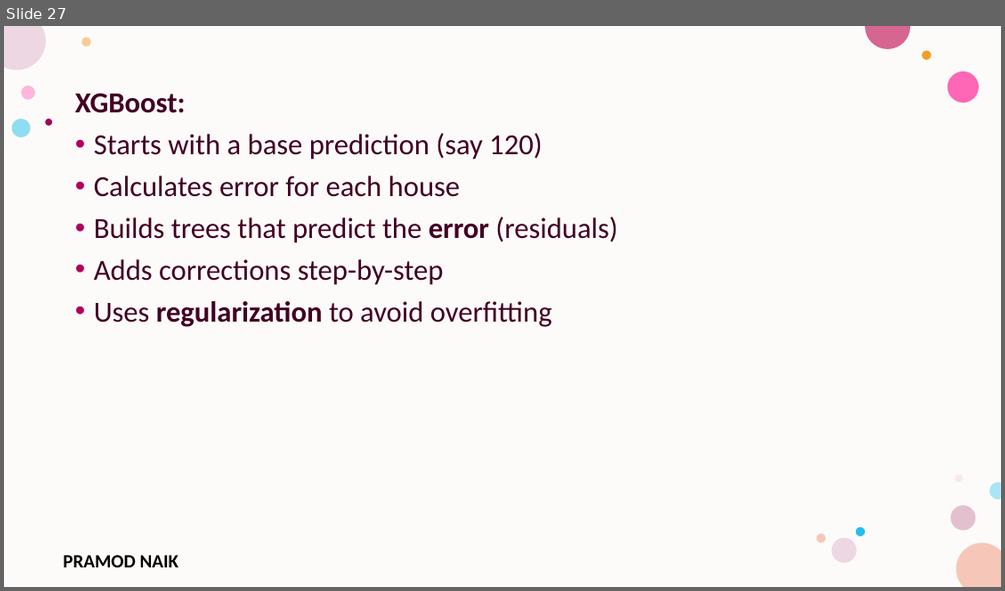
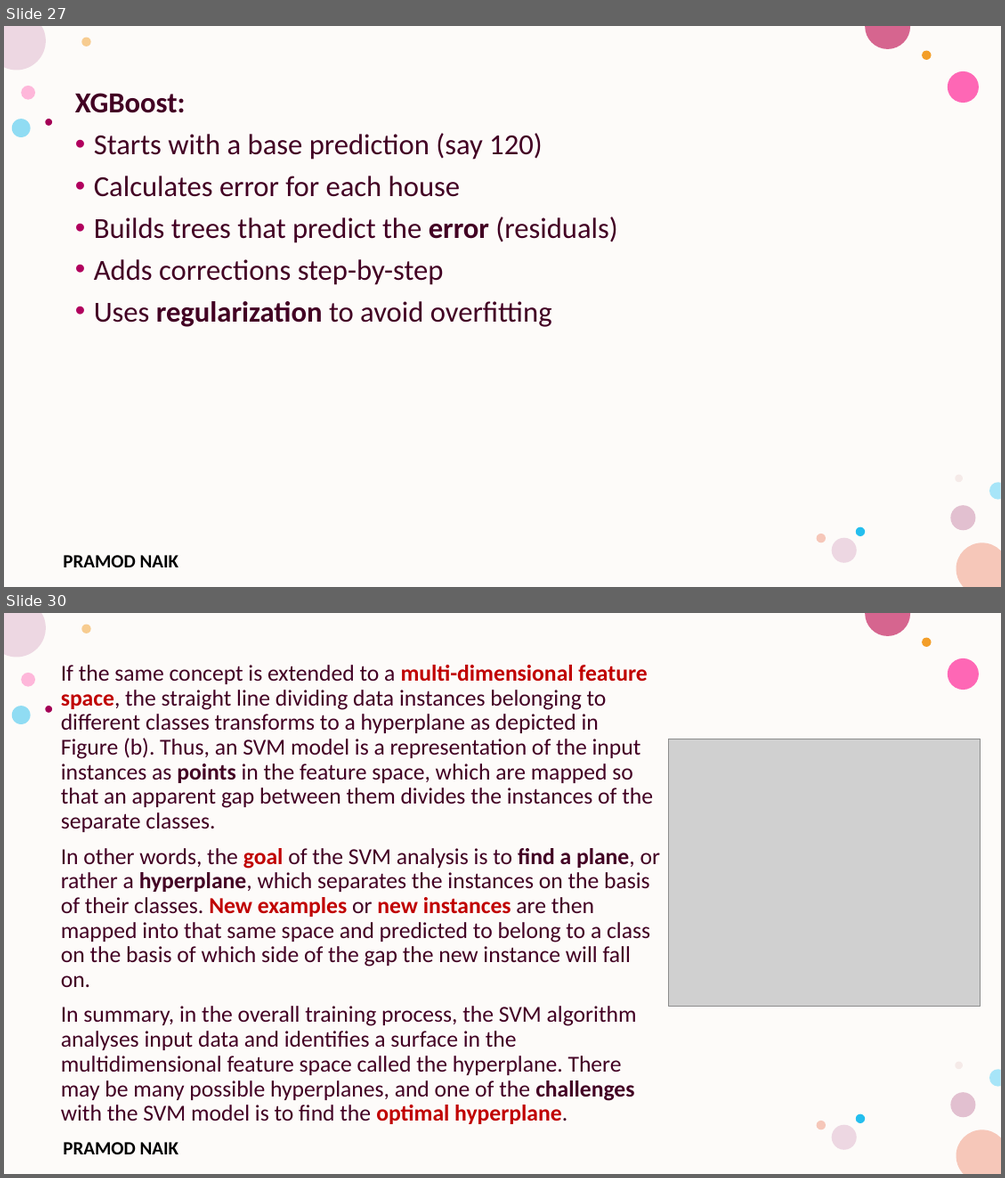
Before and after one commit to PRAMODNAIK-DEV/MCA-2nd-Sem-ML-Data-Analytics-Shridevi-College, a slide deck: Theory Class-Notes/Unit-4 Advanced Machine Learning Techniques.pptx. Shown one above the other, each under a label of ours: slide 27 before the commit, slides 27 and 30 after it; the slides between them are not shown. The pictures are 1005x591 and 1005x1178 pixels, drawn with LibreOffice and Linux fonts; fonts in the diff are those of the drawing; grey boxes stand for pictures; background and template pictures are left out. Boxes give left, top, right and bottom in pixels: in the first picture for what was removed or moved away, otherwise in the second. Text is boxed around its words. In the diff, an @@ line names an element or a change of style, - is before the commit and + after.

Commit message:
Completed SVM Algorithm

```diff
--- a/Theory Class-Notes/Unit-4 Advanced Machine Learning Techniques.pptx
+++ b/Theory Class-Notes/Unit-4 Advanced Machine Learning Techniques.pptx
@@ slide 30 added at [4, 613, 1001, 1174], background #FFFFFF; not listed: 17 template elements that a slide beside it also shows @@
@@ text added at [61, 665, 660, 1124], 22 pt, text #420023 @@
+If the same concept is extended to a multi-dimensional feature space, the straight line dividing data instances belonging to different classes transforms to a hyperplane as depicted in Figure (b). Thus, an SVM model is a representation of the input instances as points in the feature space, which are mapped so that an apparent gap between them divides the instances of the separate classes.
+In other words, the goal of the SVM analysis is to find a plane, or rather a hyperplane, which separates the instances on the basis of their classes. New examples or new instances are then mapped into that same space and predicted to belong to a class on the basis of which side of the gap the new instance will fall on.
+In summary, in the overall training process, the SVM algorithm analyses input data and identifies a surface in the multidimensional feature space called the hyperplane. There may be many possible hyperplanes, and one of the challenges with the SVM model is to find the optimal hyperplane.
@@ picture added at [669, 738, 980, 1005] @@
```
Also in this commit, not shown: 2 slides changed, 24 other slides added, 1 other file.
